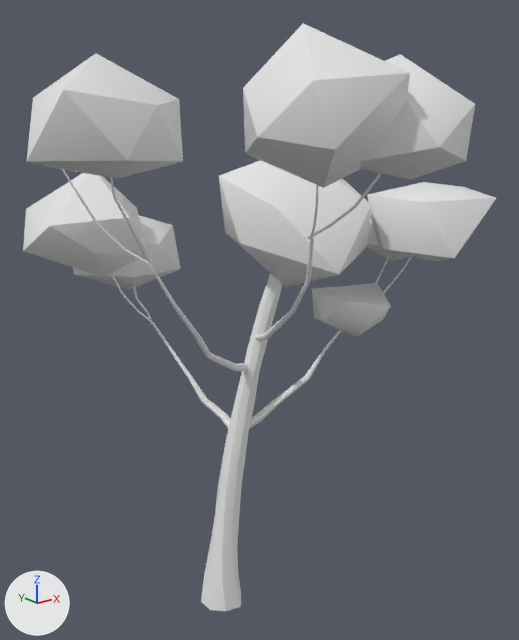
The glTF model public/assets/models/trees/tree_02.glb, before and after one commit.
Rendered twice from a 50 mm lens placed at (-8.52, -12.12, 11.75), pointed at (0.85, -0.4, 7.06). Arrows for +X, +Y and +Z are at lower left; the lights stay in place. The first picture is the older version. Vertices at exactly the same position are counted once.

Objects in the first picture: 'hero_tree_209'.
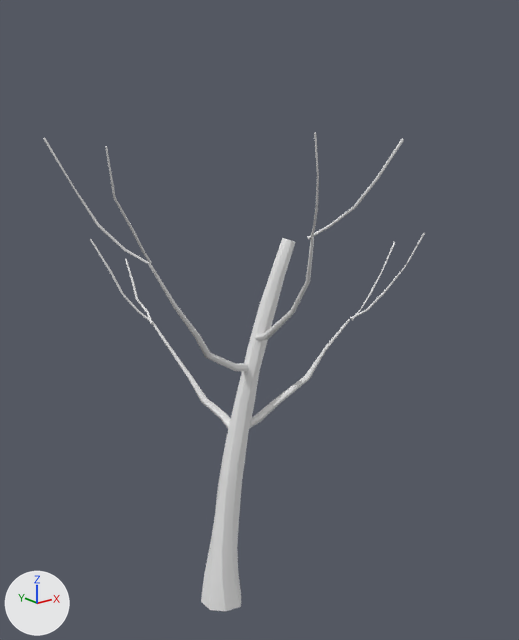
Changed parts and their boxes (x1, y1, x2, y2) in the pictures (519 x 640 px):
'hero_tree_209', reshaped (19% narrower, 19% shorter)
    before: (23, 23, 496, 611)
    after: (43, 133, 425, 611)
part 1 of me_hero_tree_209, deleted
    before: (23, 23, 496, 337)

Edits to the bpy script that builds the scene:
```text
Change me_hero_tree_209:
    used by ob_hero_tree_209; location = (0.0, 0.0, 0.0)
    remove me_hero_tree_209.from_pydata(...)  # 2706 vertices, 5302 faces; spans x -4.52..5.35, y -5.5..4.85, z -0.04..12.74
    add me_hero_tree_209.from_pydata(...)  # 1890 vertices, 3706 faces; spans x -3.55..4.31, y -4.46..3.56, z -0.04..11.2
    me_hero_tree_209 part 1: 9 loose pieces with 816 vertices, spanning x -4.52..5.35, y -5.5..4.85, z 6.43..12.74, are deleted
```
